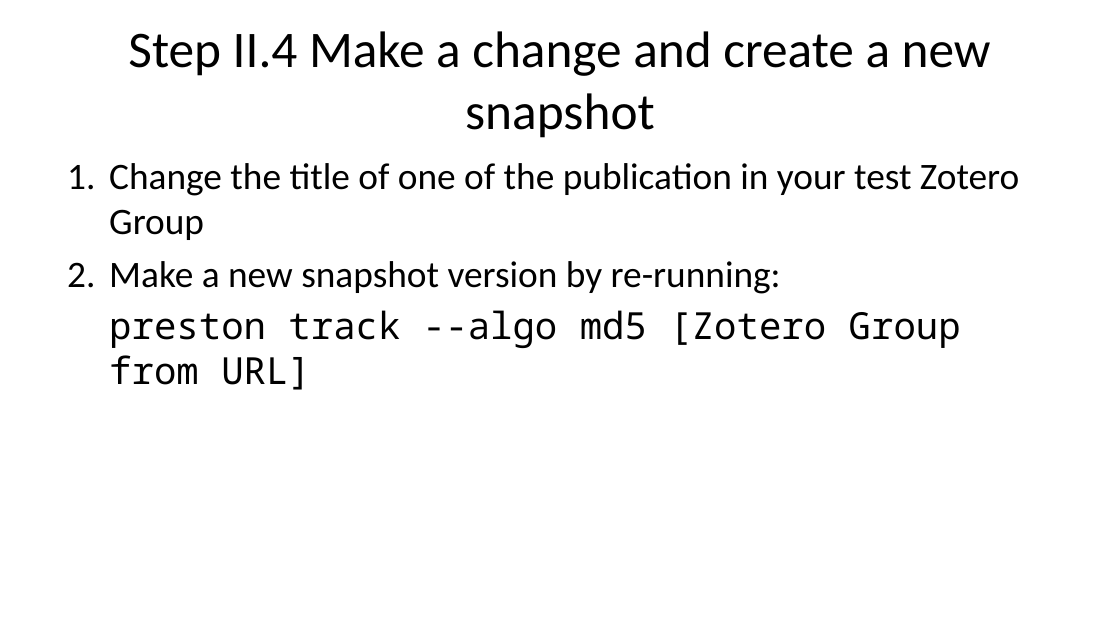
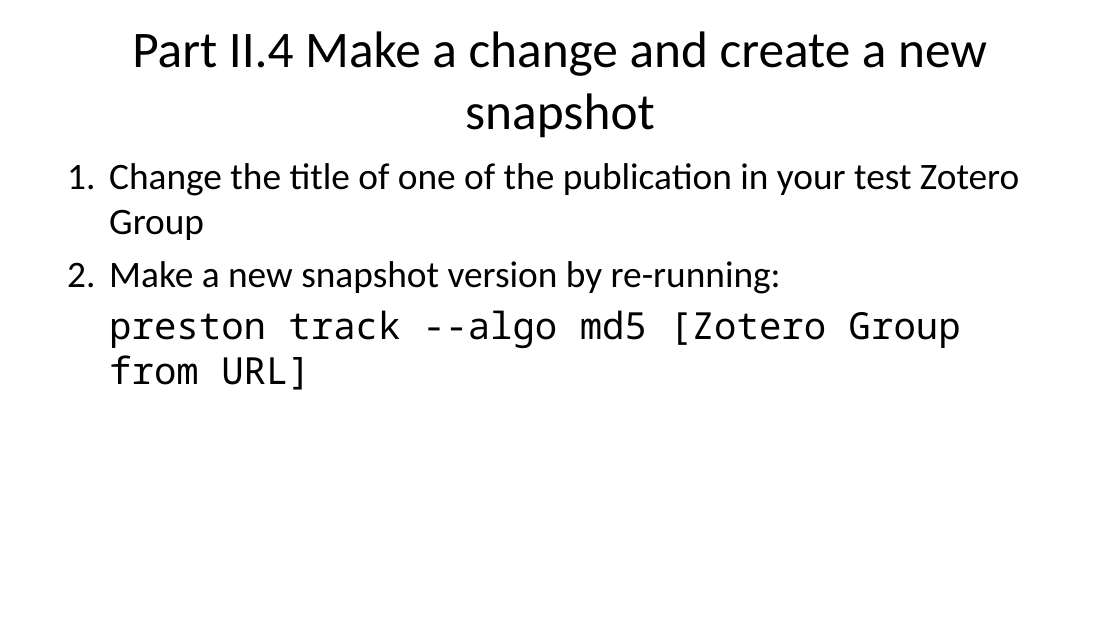
Before and after one commit to bat-literature/bat-literature.github.io, a slide deck: slide 26 of workshop.pptx. Drawn at 1120x630 pixels with LibreOffice and Linux fonts; fonts in the diff are those of the drawing. Boxes give left, top, right and bottom in pixels: in the first picture for what was removed or moved away, otherwise in the second. Text is boxed around its words. In the diff, an @@ line names an element or a change of style, - is before the commit and + after.

```diff
--- a/workshop.pptx
+++ b/workshop.pptx
@@ title at (132, 31, 987, 138): text changed @@
-Step II.4 Make a change and create a new snapshot
+Part II.4 Make a change and create a new snapshot
```
Also in this commit, not shown: 17 other slides changed, 3 other files.
